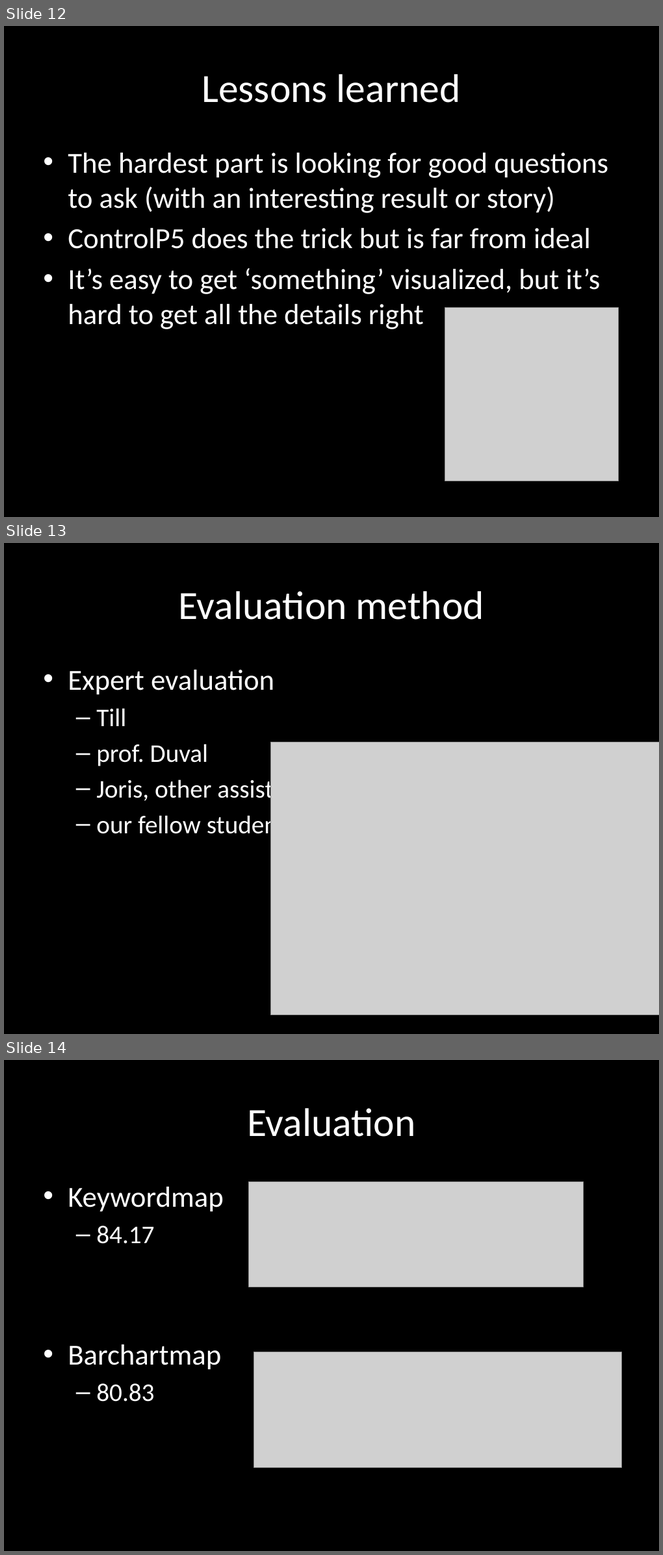
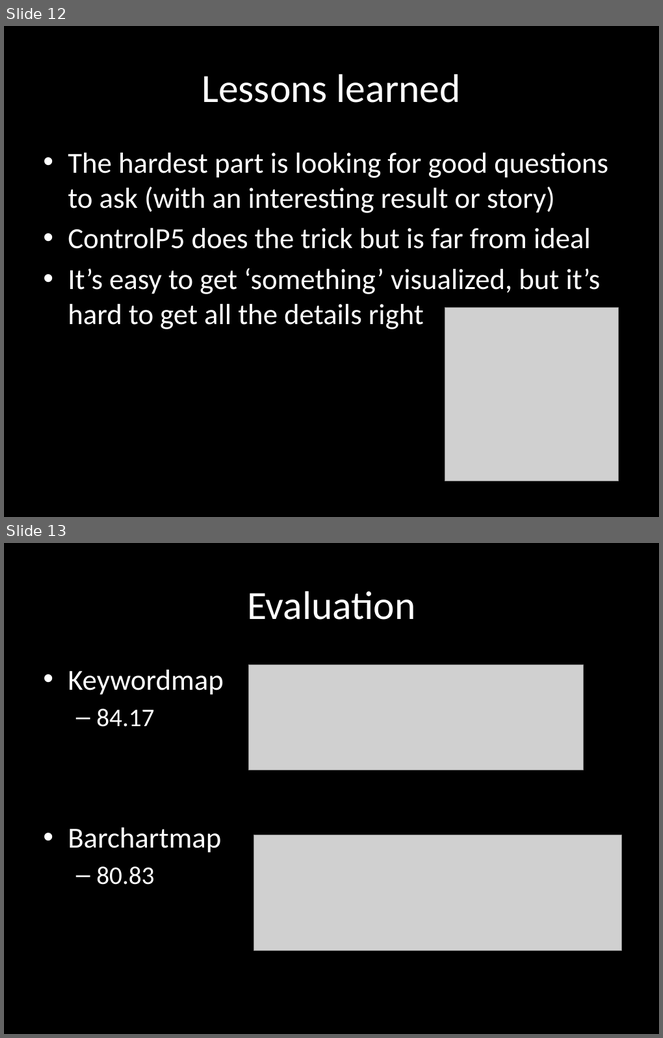
Before and after one commit to croes/capsel-lak, a slide deck: presentation/LAK Dataset Visualization - v2.pptx. Shown one above the other, each under a label of ours: slides 12, 13 and 14 before the commit, slides 12 and 13 after it. The pictures are 663x1555 and 663x1038 pixels, drawn with LibreOffice and Linux fonts; fonts in the diff are those of the drawing; grey boxes stand for pictures. Boxes give left, top, right and bottom in pixels: in the first picture for what was removed or moved away, otherwise in the second. Text is boxed around its words. In the diff, an @@ line names an element or a change of style, - is before the commit and + after.

```diff
--- a/presentation/LAK Dataset Visualization - v2.pptx
+++ b/presentation/LAK Dataset Visualization - v2.pptx
@@ slide 13 removed at box(4, 543, 659, 1034), background #000000 @@
@@ title removed at box(178, 591, 484, 620) @@
-Evaluation method
@@ text removed at box(68, 670, 317, 840) @@
-• Expert evaluation
-  – Till
-  – prof. Duval
-  – Joris, other assistants
-  – our fellow students…
@@ picture removed at box(270, 742, 659, 1016) @@
@@ what was slide 14 is now slide 13 @@
```
Also in this commit, not shown: 1 other file.
